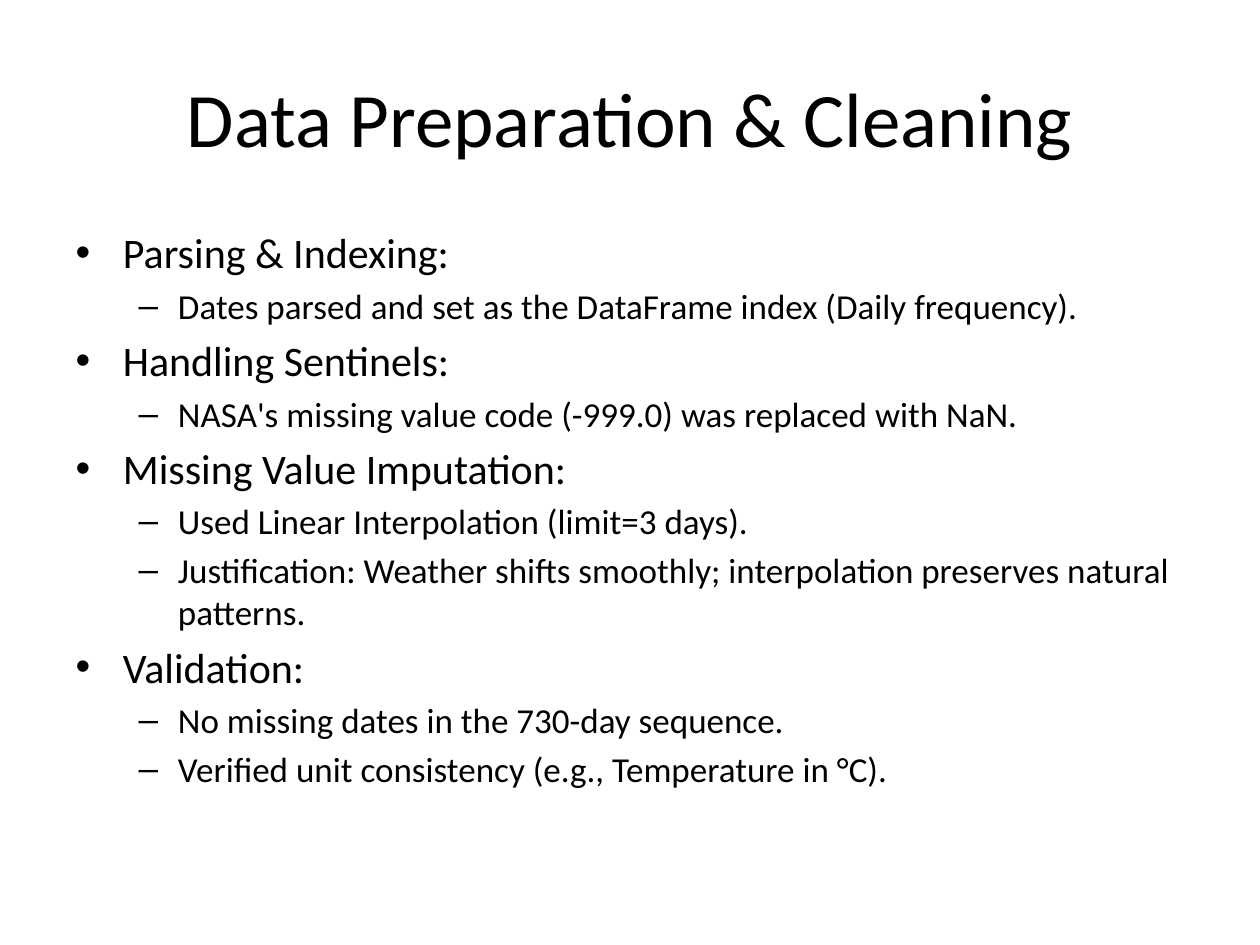
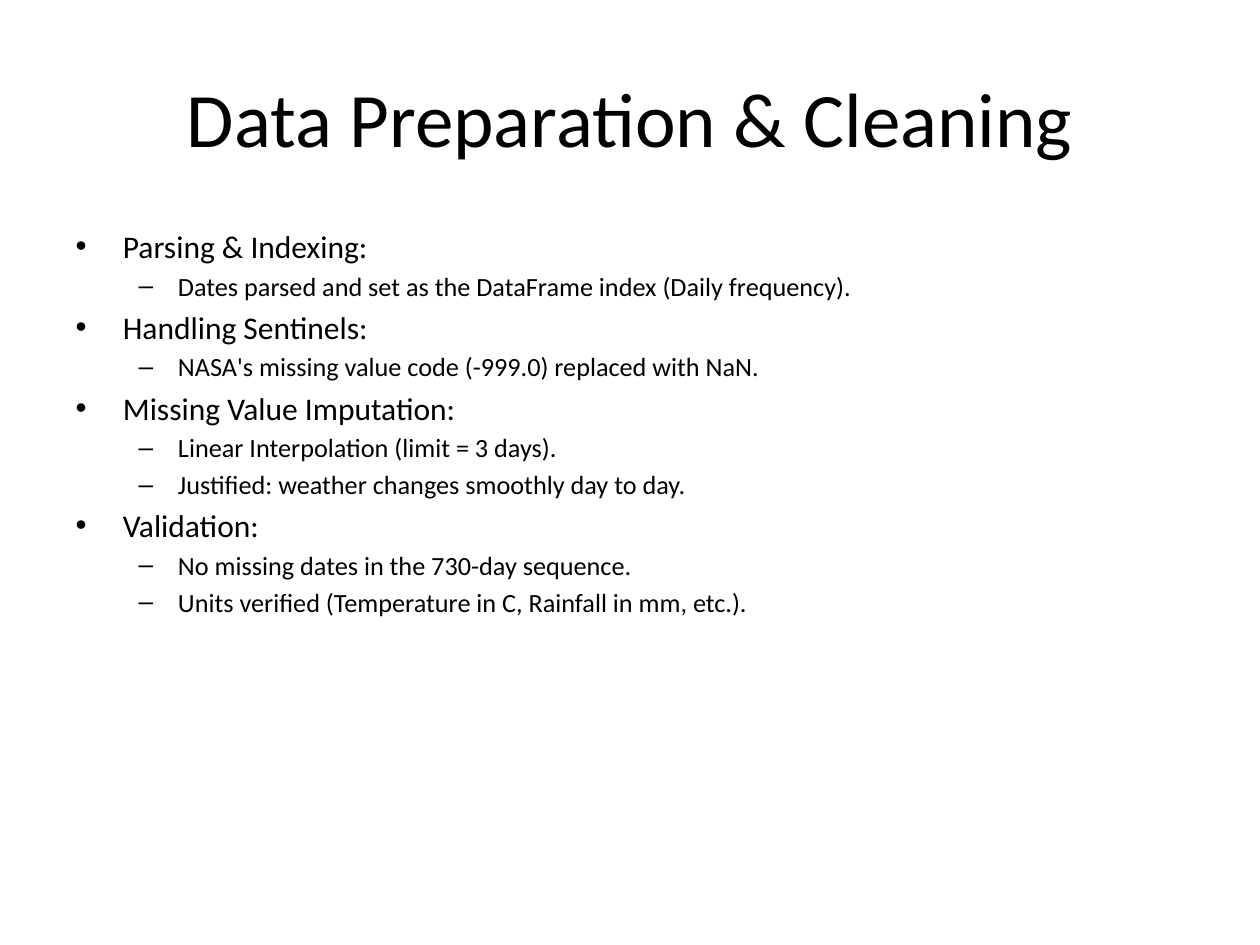
Before and after one commit to ToqaGhozlan/Machine_Learning_Summer_Intern_R5, a slide deck: slide 3 of ahmed essam tasks/task4/Task4_Presentation.pptx. Drawn at 1260x945 pixels with LibreOffice and Linux fonts; fonts in the diff are those of the drawing. Boxes give left, top, right and bottom in pixels: in the first picture for what was removed or moved away, otherwise in the second. Text is boxed around its words. In the diff, an @@ line names an element or a change of style, - is before the commit and + after.

```diff
--- a/ahmed essam tasks/task4/Task4_Presentation.pptx
+++ b/ahmed essam tasks/task4/Task4_Presentation.pptx
@@ text at box(123, 236, 851, 580): size 24 to 18 pt in "Parsing & Indexing:", "Handling Sentinels:", "Missing Value Imputation:", "Validation:"; size 20 to 15 pt in "Dates parsed and set as the DataFrame ...", "No missing dates in the 730-day sequence."; less space between paragraphs @@
@@ text at box(178, 357, 759, 381): text changed; size 20 to 15 pt @@
-  – NASA's missing value code (-999.0) was replaced with NaN.
+  – NASA's missing value code (-999.0) replaced with NaN.
@@ text at box(178, 438, 686, 499): text changed; size 20 to 15 pt @@
-  – Used Linear Interpolation (limit=3 days).
-  – Justification: Weather shifts smoothly; interpolation preserves natural patterns.
+  – Linear Interpolation (limit = 3 days).
+  – Justified: weather changes smoothly day to day.
@@ text at box(178, 593, 747, 617): text changed; size 20 to 15 pt @@
-  – Verified unit consistency (e.g., Temperature in °C).
+  – Units verified (Temperature in C, Rainfall in mm, etc.).
```
Also in this commit, not shown: 7 other slides changed, 2 slides added, 2 slides removed.
